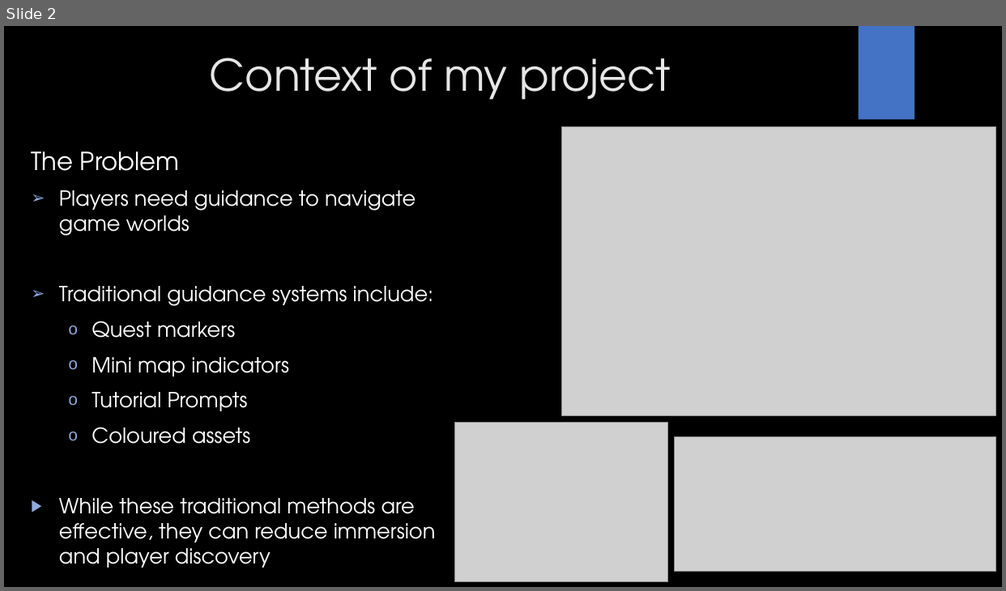
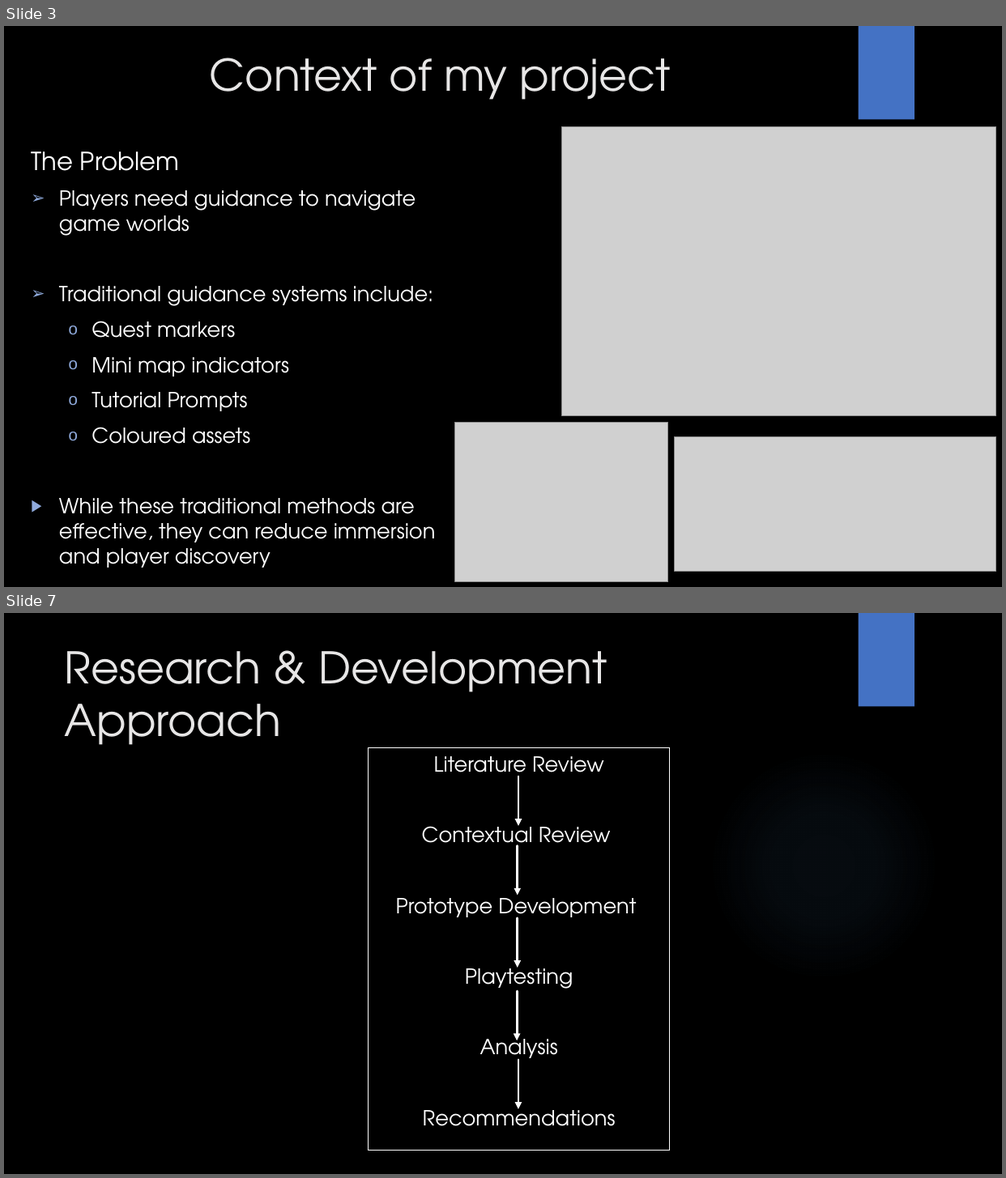
Before and after one commit to Mdot5596/MA-Dissertation, a slide deck: Project Proposal/GAM708 Proposal Presentation.pptx. Shown one above the other, each under a label of ours: slide 2 before the commit, slides 3 and 7 after it; the slides between them are not shown. The pictures are 1006x591 and 1006x1178 pixels, drawn with LibreOffice and Linux fonts; fonts in the diff are those of the drawing; grey boxes stand for pictures; background and template pictures are left out. Boxes give left, top, right and bottom in pixels: in the first picture for what was removed or moved away, otherwise in the second. Text is boxed around its words. In the diff, an @@ line names an element or a change of style, - is before the commit and + after.

```diff
--- a/Project Proposal/GAM708 Proposal Presentation.pptx
+++ b/Project Proposal/GAM708 Proposal Presentation.pptx
@@ slide 7 added at <box>4,613,1002,1174</box>, background picture (left out); not listed: 1 template element that a slide beside it also shows @@
@@ title added at <box>64,651,607,745</box>, 42 pt, text #E7E6E6 @@
+Research & Development Approach
@@ text added at <box>368,747,670,1151</box>, outline #FFFFFF 0.75 pt, 20 pt, text #FFFFFF @@
+Literature Review
+Contextual Review
+Prototype Development
+Playtesting
+Analysis
+Recommendations
@@ ellipse added at <box>709,750,939,981</box>, fill gradient #5B9BD5 @@
@@ arrow added from (518, 776) to (518, 825), #FFFFFF 2.25 pt @@
@@ arrow added from (518, 845) to (518, 895), #FFFFFF 2.25 pt @@
@@ arrow added from (518, 918) to (518, 968), #FFFFFF 2.25 pt @@
@@ arrow added from (517, 991) to (517, 1041), #FFFFFF 2.25 pt @@
@@ arrow added from (518, 1060) to (518, 1110), #FFFFFF 2.25 pt @@
@@ what was slide 2 is now slide 3 @@
```
Also in this commit, not shown: 2 slides changed, 4 other slides added, 6 slides removed, 2 other files.
